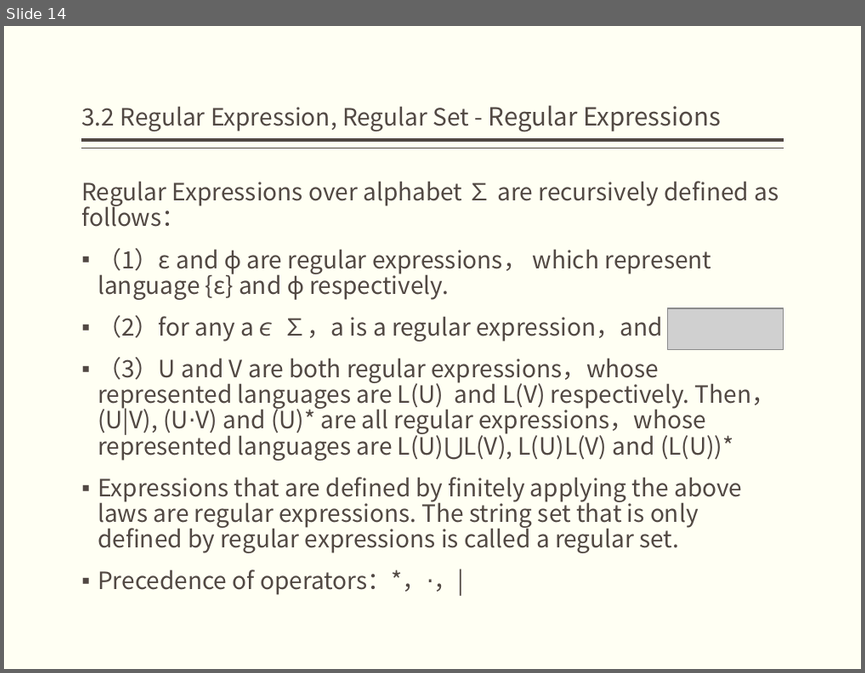
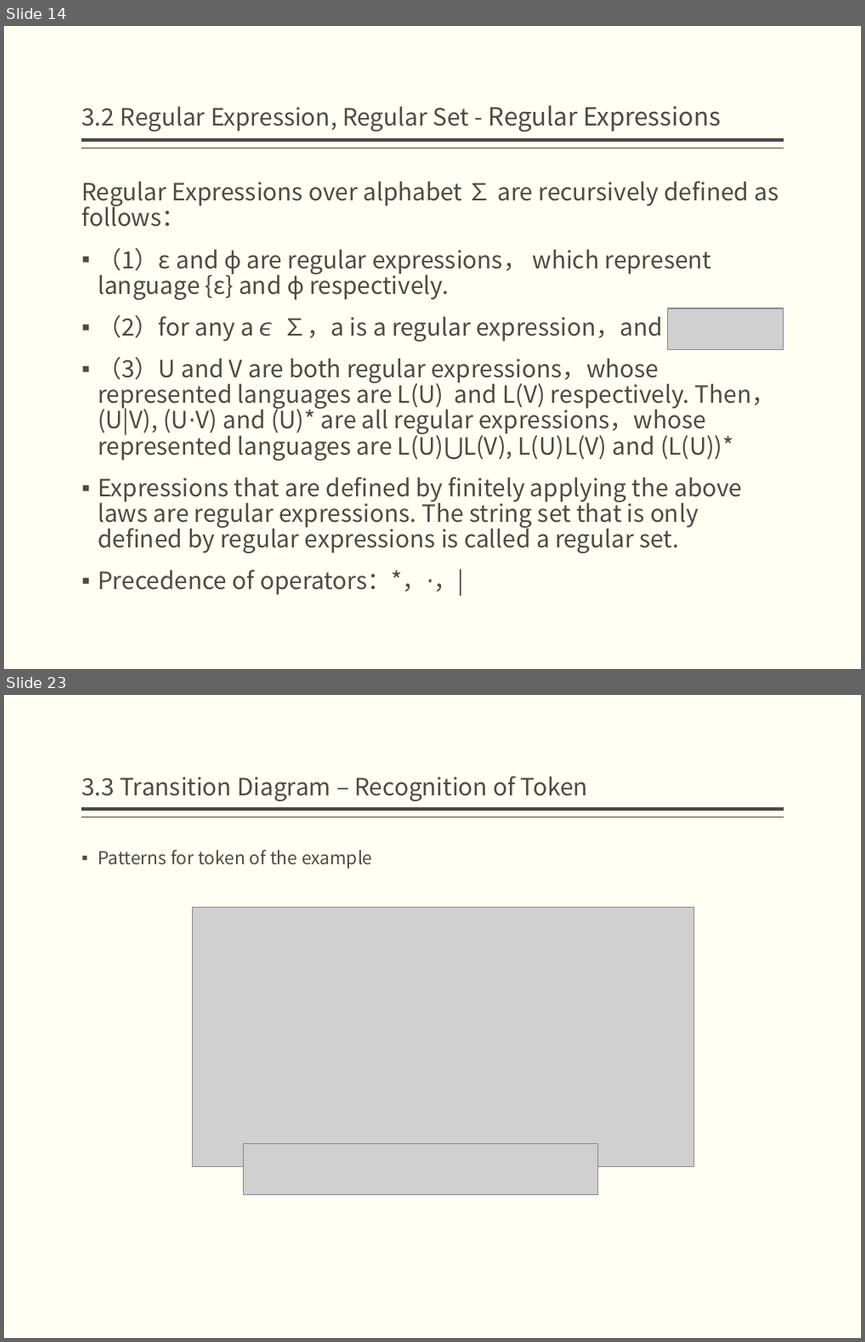
Before and after one commit to bonkboykz/jz81.github.io, a slide deck: course/compiler/LectureNotes/(Spring2017)Lecture3.pptx. Shown one above the other, each under a label of ours: slide 14 before the commit, slides 14 and 23 after it; the slides between them are not shown. The pictures are 865x673 and 865x1342 pixels, drawn with LibreOffice and Linux fonts; fonts in the diff are those of the drawing; grey boxes stand for pictures. Boxes give left, top, right and bottom in pixels: in the first picture for what was removed or moved away, otherwise in the second. Text is boxed around its words. In the diff, an @@ line names an element or a change of style, - is before the commit and + after.

```diff
--- a/course/compiler/LectureNotes/(Spring2017)Lecture3.pptx
+++ b/course/compiler/LectureNotes/(Spring2017)Lecture3.pptx
@@ slide 23 added at (4,695,861,1338), background #FFFFF3; not listed: 2 template elements that a slide beside it also shows @@
@@ title added at (81,776,588,801), 20 pt, text #514843 @@
+3.3 Transition Diagram – Recognition of Token
@@ text added at (98,850,373,868), 15 pt, text #514843 @@
+▪ Patterns for token of the example
@@ picture added at (193,907,693,1166) @@
@@ picture added at (244,1143,599,1194) @@
```
Also in this commit, not shown: 2 slides changed, 12 other slides added, 1 other file.
